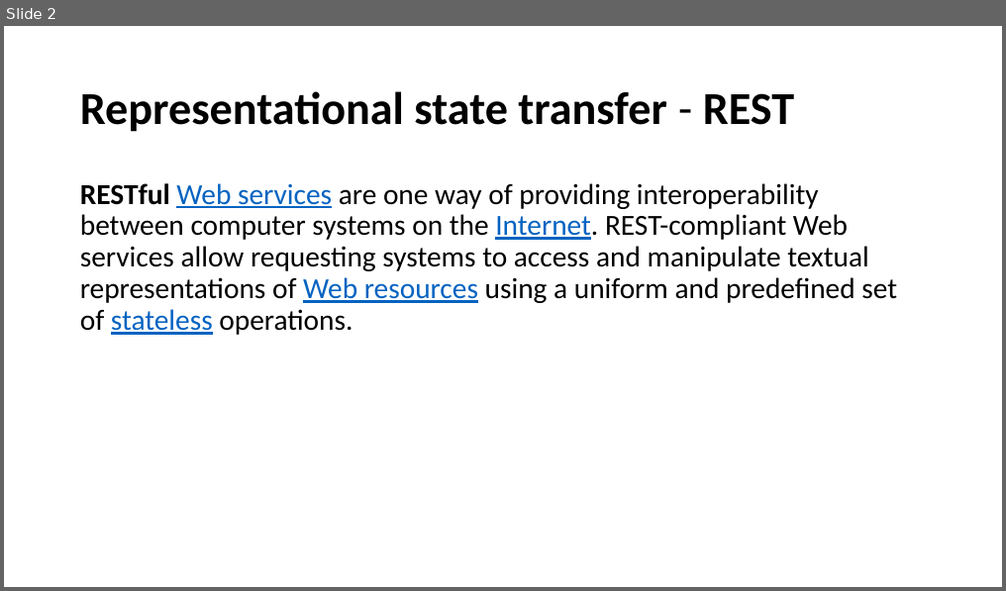
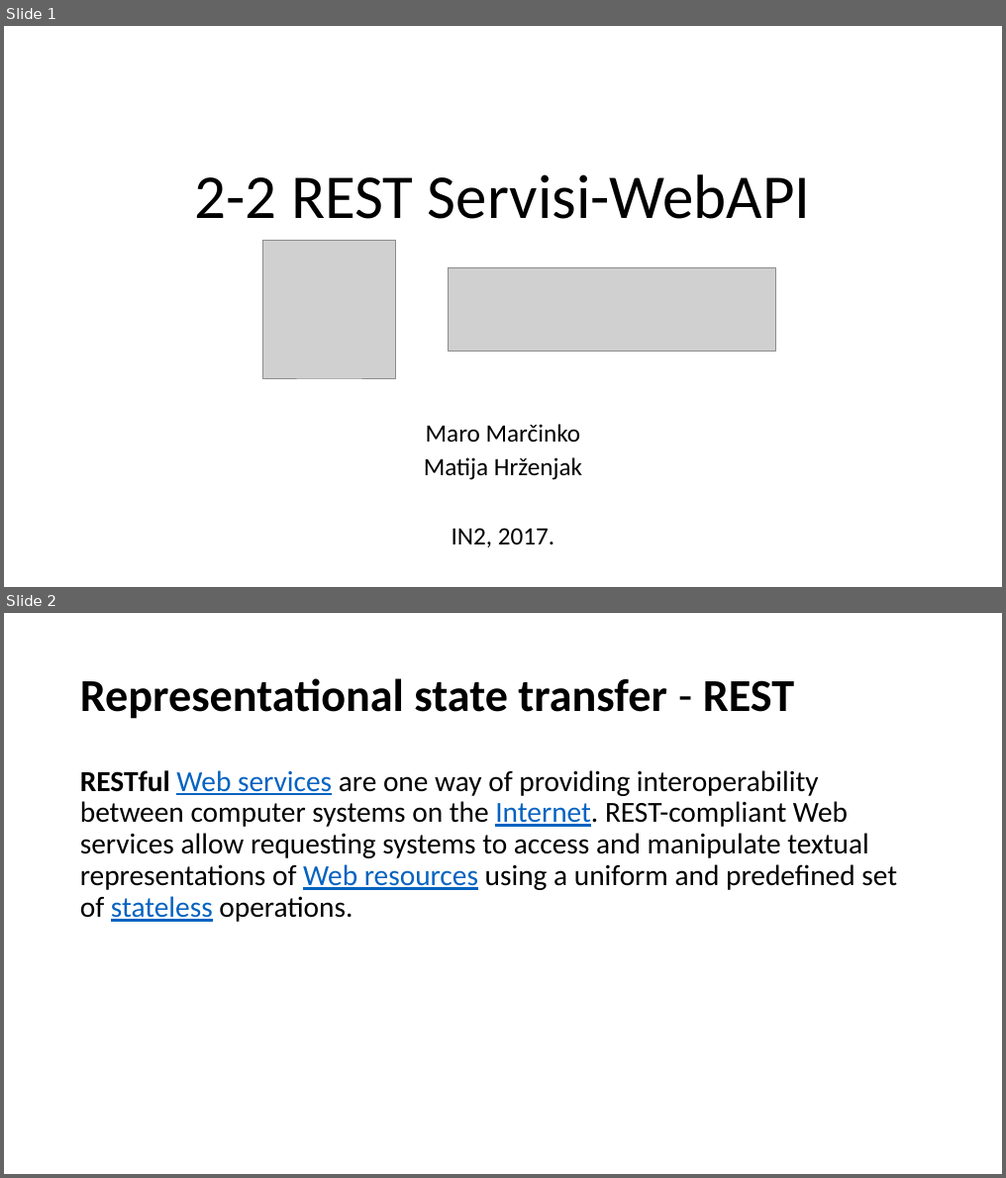
Before and after one commit to mmssniper/angular-workshop, a slide deck: prezentacije/WebAPI/2-1 REST Servisi-WebAPI.pptx. Shown one above the other, each under a label of ours: slide 2 before the commit, slides 1 and 2 after it. The pictures are 1006x591 and 1006x1178 pixels, drawn with LibreOffice and Linux fonts; fonts in the diff are those of the drawing; grey boxes stand for pictures. Boxes give left, top, right and bottom in pixels: in the first picture for what was removed or moved away, otherwise in the second. Text is boxed around its words. In the diff, an @@ line names an element or a change of style, - is before the commit and + after.

```diff
--- a/prezentacije/WebAPI/2-1 REST Servisi-WebAPI.pptx
+++ b/prezentacije/WebAPI/2-1 REST Servisi-WebAPI.pptx
@@ slide 1 added at <box>4,26,1002,587</box>, background #FFFFFF @@
@@ title added at <box>195,174,811,219</box>, 60 pt, text #000000 @@
+2-2 REST Servisi-WebAPI
@@ picture added at <box>262,240,395,378</box> @@
@@ picture added at <box>448,268,776,352</box> @@
@@ subtitle added at <box>424,424,582,548</box>, 24 pt, text #000000 @@
+Maro Marčinko
+Matija Hrženjak
+IN2, 2017.
```
Also in this commit, not shown: 2 slides removed, 1 other file.
